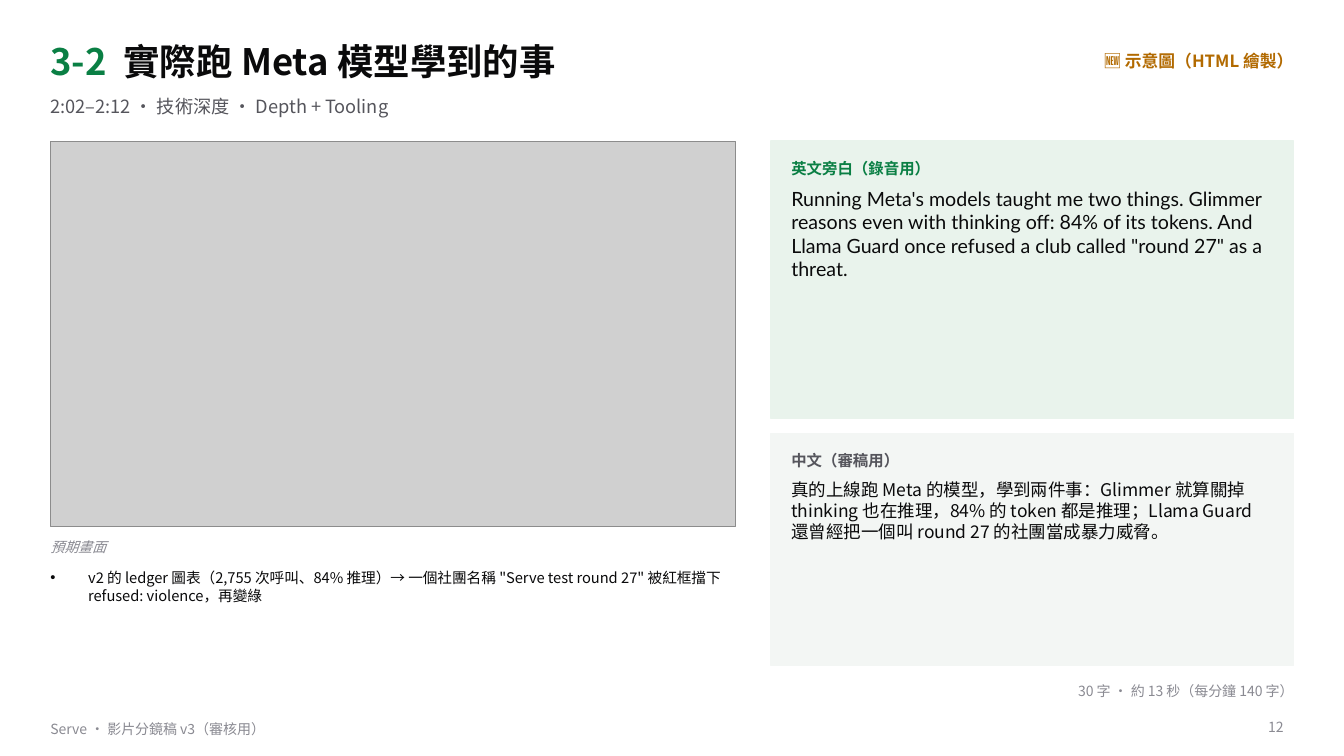
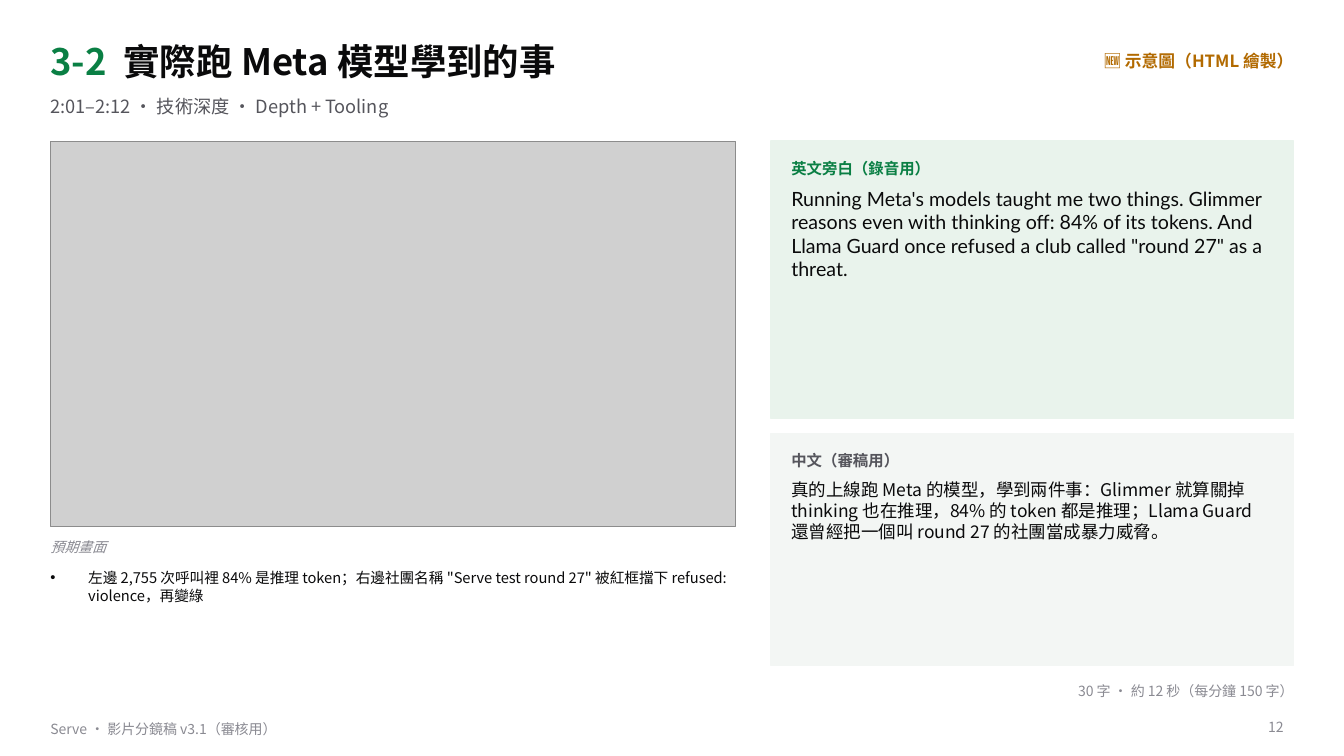
Before and after one commit to gino6178/serve-meta-hackathon, a slide deck: slide 12 of video/storyboard_v3.pptx. Drawn at 1344x756 pixels with LibreOffice and Linux fonts; fonts in the diff are those of the drawing; grey boxes stand for pictures. Boxes give left, top, right and bottom in pixels: in the first picture for what was removed or moved away, otherwise in the second. Text is boxed around its words. In the diff, an @@ line names an element or a change of style, - is before the commit and + after.

```diff
--- a/video/storyboard_v3.pptx
+++ b/video/storyboard_v3.pptx
@@ text at (50, 97, 388, 118): text changed @@
-2:02–2:12 · 技術深度 · Depth + Tooling
+2:01–2:12 · 技術深度 · Depth + Tooling
@@ text at (88, 570, 727, 603): text changed @@
-• v2 的 ledger 圖表（2,755 次呼叫、84% 推理）→ 一個社團名稱 "Serve test round 27" 被紅框擋下 refused: violence，再變綠
+• 左邊 2,755 次呼叫裡 84% 是推理 token；右邊社團名稱 "Serve test round 27" 被紅框擋下 refused: violence，再變綠
@@ text at (1078, 684, 1294, 697): text changed @@
-30 字 · 約 13 秒（每分鐘 140 字）
+30 字 · 約 12 秒（每分鐘 150 字）
@@ text at (50, 722, 276, 735): text changed @@
-Serve · 影片分鏡稿 v3（審核用）
+Serve · 影片分鏡稿 v3.1（審核用）
```
Also in this commit, not shown: 15 other slides changed, 13 other files.
